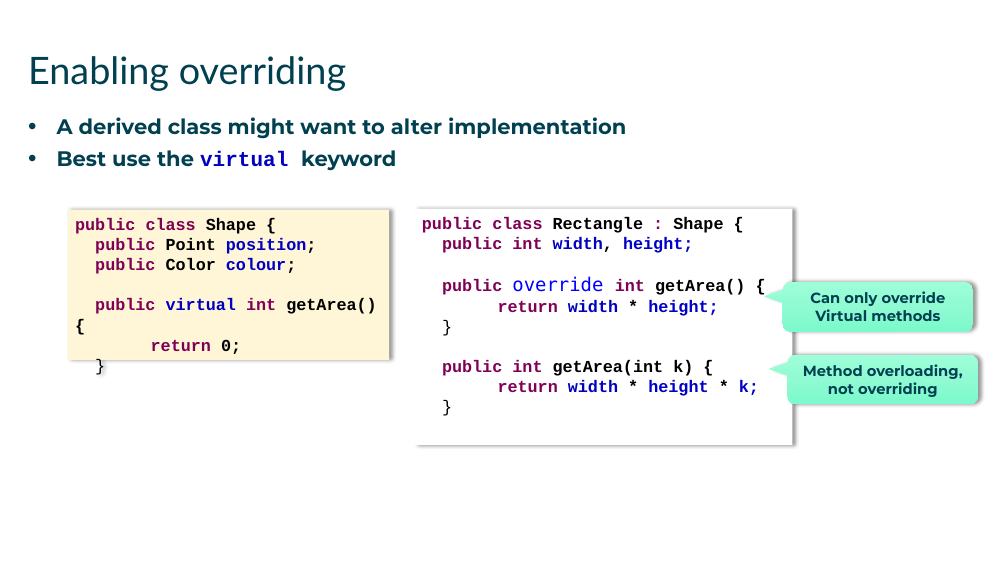
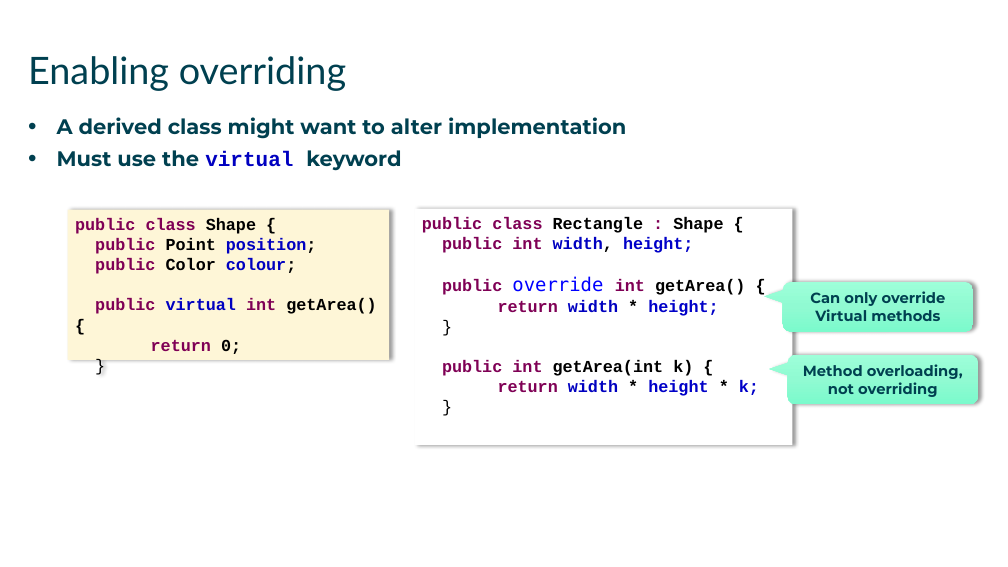
Before and after one commit to mikebaradaran/csharp, a slide deck: slide 9 of 08-Polymorphism.pptx. Drawn at 1008x567 pixels with LibreOffice and Linux fonts; fonts in the diff are those of the drawing. Boxes give left, top, right and bottom in pixels: in the first picture for what was removed or moved away, otherwise in the second. Text is boxed around its words. In the diff, an @@ line names an element or a change of style, - is before the commit and + after.

```diff
--- a/08-Polymorphism.pptx
+++ b/08-Polymorphism.pptx
@@ text at (57,150,401,171): text changed @@
-• Best use the virtual keyword
+• Must use the virtual keyword
```
Also in this commit, not shown: 2 other slides changed, 1 slide added, 1 other file.
